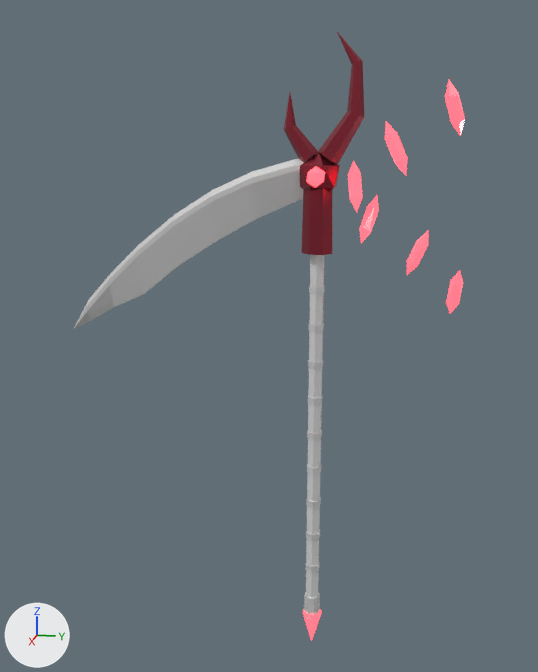
Before and after pictures for a commit that changed the glTF model public/assets/models/polearm_mythic.glb.
Before and after are seen from a 50 mm lens placed at (256.0, 34.0, 113.0), pointed at (-3.0, -18.0, 48.0). The axes (+X, +Y, +Z) are drawn at lower left. The lights are the same throughout. The first picture is the older version. Vertices at exactly the same position are counted once.

Names of what the first picture shows: 'polearm_mythic_export'.
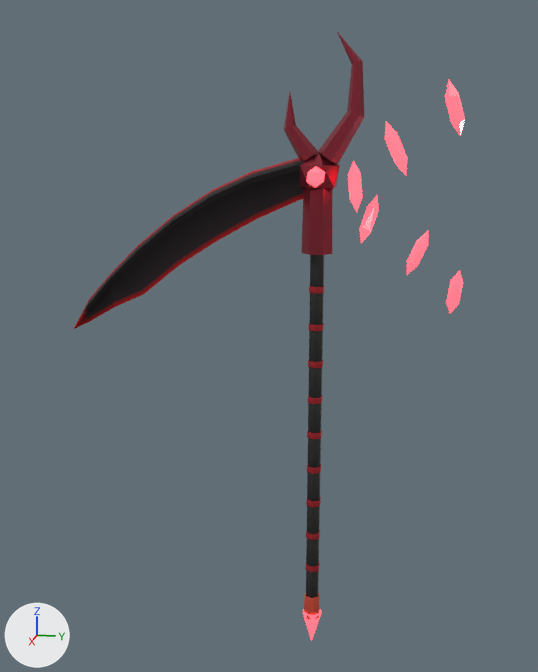
Where the change shows, as pixel boxes [x1, y1, x2, y2] in the pictures (538 x 672 px):
part 1 of me_polearm_mythic_001, recoloured
    both: [74, 158, 325, 619]
part 2 of me_polearm_mythic_001, recoloured
    both: [74, 160, 323, 598]
part 3 of me_polearm_mythic_001, recoloured (white to dark grey)
    both: [311, 255, 324, 597]

What changed in the scene script:
```text
Change me_polearm_mythic_001:
    where me_polearm_mythic_001.from_pydata(...)  # 497 vertices, 854 faces; spans x -17.0..17.0, y -93.0..50.0, z -75.0..151.0
    used by ob_polearm_mythic_export; location = (0.0, 0.0, 0.0)
    me_polearm_mythic_001 part 1: 289 faces centred in x -3.0..3.0, y -88.0..3.0, z -63.0..111.0 are repainted in the vertex colours; the middle colour goes from white #ffffff to red #bc2b32
    me_polearm_mythic_001 part 2: 187 faces centred in x -3.0..3.0, y -88.0..2.0, z -54.0..111.0 are repainted in the vertex colours; the middle colour goes from white #ffffff to black #201e1f
    me_polearm_mythic_001 part 3: 110 faces centred in x -2.0..2.0, y -2.0..2.0, z -50.0..79.0 are repainted in the vertex colours; the middle colour goes from white #ffffff to dark grey #373634
```
